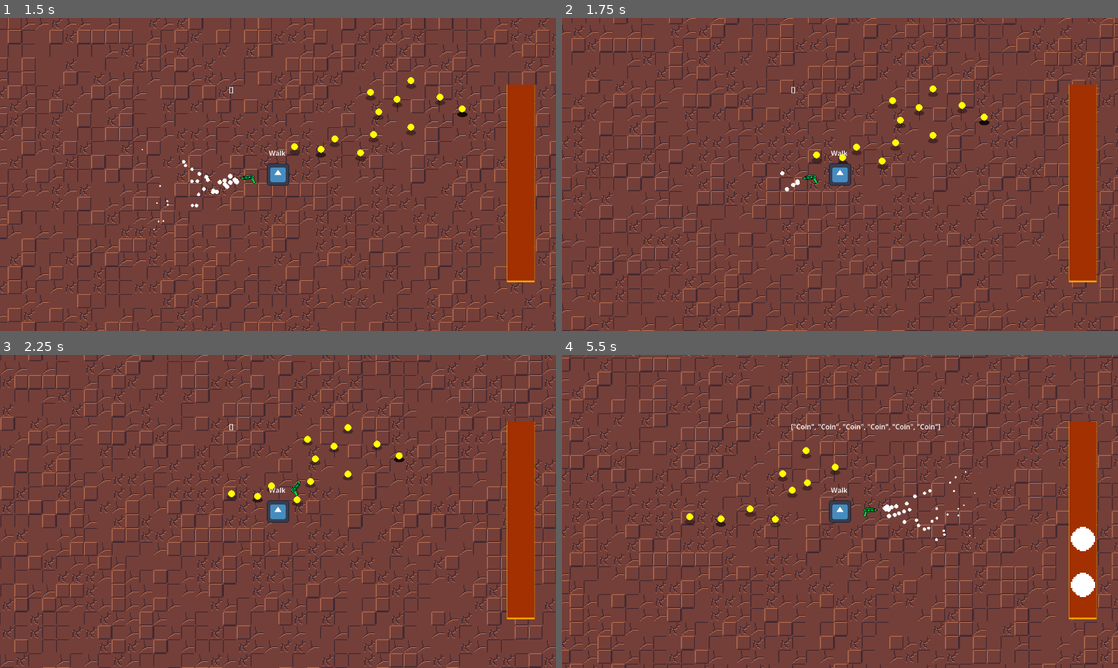
Above: before the commit, frames 1-4 (two rows, left to right).
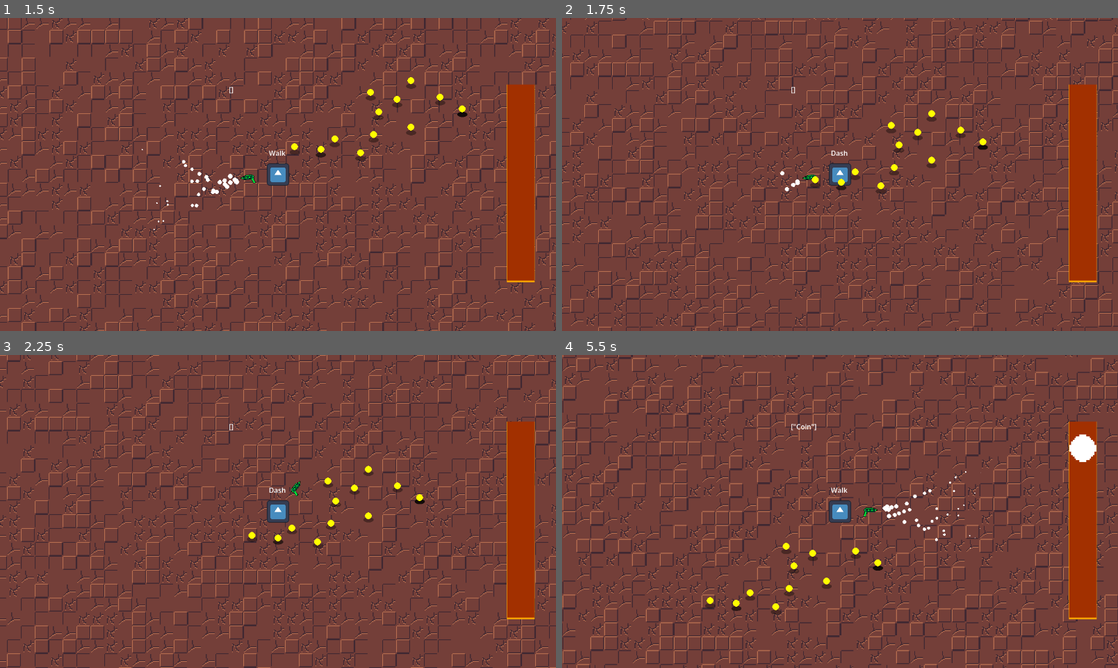
Above: after the commit, the same moments.

Repository: DinoStarBros/GWJ93Bounty
Game: Godot game, scene res://Screens/PrototypeScene/prototype_scene.tscn
The game is run twice, just before and just after one commit, with the same random seed, the same clock (stepped at 60 frames per second) and the same inputs. The engine's default icon, where the game draws it, is replaced by a stand-in: a white triangle on a blue panel in a dark square.
Inputs (mouse positions are in pixels of both pictures, inside the frame that each line leads up to):
- Up to frame 1 (1.5 s): move the mouse to (400, 158) at 0.52 s; hold Right mouse button (Suck) 0.53-1.28 s; hold D (Right) from 0.53 s (still down); tap E (Eject) at 0.6 s; tap W (Up) at 0.77 s; move the mouse to (166, 190) at 1.27 s; right-click (166, 190) at 1.35 s
- Up to frame 2 (1.75 s): keep holding D (Right); tap W (Up) at 1.52 s; tap Space (Dash, bound only after the commit) at 1.55 s
- Up to frame 3 (2.25 s): move the mouse to (333, 442) at 2.02 s; release D (Right) at 2.03 s; hold A (Left) from 2.03 s (still down); tap Space (Dash, bound only after the commit) at 2.1 s
- Up to frame 4 (5.5 s): tap E (Eject) at 2.3, 2.85, 4.55 s; move the mouse to (812, 574) at 2.77 s; release A (Left) at 2.78 s; hold D (Right) 2.78-4.28 s; tap W (Up) at 3.02, 3.77, 4.52 s; right-click (812, 574) at 3.05 s; move the mouse to (1006, 558) at 3.52 s; click (1006, 558) at 3.6 s; tap Space (Dash, bound only after the commit) at 3.8, 5.1 s; move the mouse to (673, 464) at 4.27 s; hold A (Left) 4.28-5.03 s; right-click (673, 464) at 4.35 s; move the mouse to (867, 511) at 5.02 s; hold D (Right) from 5.03 s (still down); hold Right mouse button (Suck) from 5.03 s (still down)

Frame 1 is identical in both runs. In frame 2, 24% of the frame differs, in the area x 0-100%, y 0-100%; in frame 3, 23%; in frame 4, 26%.

Commit message:
Tweaked a few stuff

Diff:
--- a/Entities/EntityClass.gd
+++ b/Entities/EntityClass.gd
@@ -2,3 +2,5 @@
 class_name Entity
 
 @export var move_speed : float = 300.0
+@export var dash_speed : float = 700.0
+@export var dash_duration : float = 0.3
--- /dev/null
+++ b/Entities/Player/PlrStates/dash.gd
@@ -0,0 +1,14 @@
+extends State
+
+func enter() -> void:
+	p.velocity = p.last_wasd_input * p.dash_speed
+	state_duration = p.dash_duration
+
+	%dashSfx.pitch_scale = 1 + randf_range(-.1,.1)
+	%dashSfx.play()
+
+func physics_update(delta: float) -> void:
+	p.velocity *= 0.95
+	state_duration = max(state_duration - delta, 0)
+	if state_duration <= 0:
+		state_machine.change_state("Walk")
--- a/Entities/Player/PlrStates/walk.gd
+++ b/Entities/Player/PlrStates/walk.gd
@@ -2,3 +2,6 @@
 
 func physics_update(delta: float) -> void:
 	p.velocity = p.get_wasd_input() * p.move_speed
+
+	if Input.is_action_just_pressed("Dash"):
+		state_machine.change_state("Dash")
--- a/Entities/Player/player.gd
+++ b/Entities/Player/player.gd
@@ -1,5 +1,7 @@
 extends Entity
 class_name Player
+
+var last_wasd_input : Vector2
 
 func _ready() -> void:
 	Global.player = self
@@ -7,6 +9,9 @@
 func _physics_process(delta: float) -> void:
 	move_and_slide()
 
+	if get_wasd_input() != Vector2.ZERO:
+		last_wasd_input = get_wasd_input()
+
 func get_wasd_input() -> Vector2:
 	return (
 		Input.get_vector("Left", "Right", "Up", "Down")
--- a/Entities/Player/player.tscn
+++ b/Entities/Player/player.tscn
@@ -10,6 +10,8 @@
 [ext_resource type="Script" uid="uid://cq31qgpvffhy8" path="res://StateMachineStuff/state_machine.gd" id="5_5c2io"]
 [ext_resource type="Script" uid="uid://d314fuml6xowm" path="res://Entities/Player/PlrStates/walk.gd" id="6_4wf4l"]
 [ext_resource type="PackedScene" uid="uid://c6a7j2y4xhkik" path="res://Scenes/Barrel/barrel.tscn" id="8_x1y6q"]
+[ext_resource type="Script" uid="uid://bgy23cx50o0vj" path="res://Entities/Player/PlrStates/dash.gd" id="11_ap3xn"]
+[ext_resource type="AudioStream" uid="uid://nj64nd85rtql" path="res://Audio/splashtownSFX/Airdash.wav" id="12_iplt1"]
 
 [sub_resource type="RectangleShape2D" id="RectangleShape2D_3uyv8"]
 size = Vector2(40, 40)
@@ -62,3 +64,13 @@
 
 [node name="Walk" type="Node" parent="StateMachine" unique_id=1869786260]
 script = ExtResource("6_4wf4l")
+
+[node name="Dash" type="Node" parent="StateMachine" unique_id=1263188579]
+script = ExtResource("11_ap3xn")
+
+[node name="SFX" type="Node" parent="." unique_id=1409408636]
+
+[node name="dashSfx" type="AudioStreamPlayer" parent="SFX" unique_id=754412162]
+unique_name_in_owner = true
+stream = ExtResource("12_iplt1")
+bus = &"SFX"
--- a/Scenes/Barrel/barrel.gd
+++ b/Scenes/Barrel/barrel.gd
@@ -2,6 +2,7 @@
 class_name Barrel
 
 signal Shoot(item: SuckableItemResource)
+signal Eject(item: SuckableItemResource)
 
 @onready var bar_item_spawn: Node2D = %BarItemSpawn
 @onready var debug: Label = %debug
@@ -10,7 +11,6 @@
 var barrel_items : Array[BarrelItem]
 var barrel_item_names : Array
 var max_item_amount : int = 7
-
 
 const barrel_item_scn : PackedScene = preload("res://SuckableItems/BarrelItem/barrel_item.tscn")
 
@@ -27,7 +27,6 @@
 	var barrel_item : BarrelItem = barrel_item_scn.instantiate()
 	barrel_item.item_resource = item_res
 	add_child(barrel_item)
-	#call_deferred("add_child", barrel_item)
 
 	barrel_item.global_position = bar_item_spawn.global_position
 	barrel_items.append(barrel_item)
@@ -38,7 +37,6 @@
 
 	if barrel_items.size() > max_item_amount:
 		eject()
-
 	if Input.is_action_just_pressed("Shoot"):
 		shoot()
 	if Input.is_action_just_pressed("Eject"):
@@ -48,6 +46,8 @@
 ## shooting it backwards
 func eject() -> void:
 	if barrel_items.size() >= 1:
+		Eject.emit(barrel_items[0].item_resource)
+
 		barrel_items[0].queue_free()
 		barrel_items.remove_at(0)
 		barrel_item_names.remove_at(0)
@@ -61,6 +61,7 @@
 	if barrel_items.size() >= 1:
 		var shot_item : BarrelItem = barrel_items[barrel_items.size()-1]
 		Shoot.emit(shot_item.item_resource)
+
 		shot_item.queue_free()
 		barrel_items.remove_at(barrel_items.size()-1)
 		barrel_item_names.remove_at(barrel_items.size()-1)
--- a/Scenes/Blunderbuss/blunderbuss.gd
+++ b/Scenes/Blunderbuss/blunderbuss.gd
@@ -18,13 +18,14 @@
 	set(value):
 		if sucking == value: return
 		sucking = value
-		if sucking: vacloop_desire_pitch = 5
+		if sucking: vacloop_desire_pitch = 4
 		else: vacloop_desire_pitch = 0.01
 
 const projectile_item_scn : PackedScene = preload("res://SuckableItems/ProjectileItem/projectile_item.tscn")
 
 func _ready() -> void:
 	barrel.Shoot.connect(barrel_shoot)
+	barrel.Eject.connect(barrel_eject)
 
 	Global.blunderbuss = self
 	Global.blunderbuss_gun_tip = gun_tip
@@ -35,6 +36,9 @@
 func barrel_shoot(item: SuckableItemResource) -> void:
 	_spawn_projectile_item(item)
 	other_stuff_handler.play_shoot_sfx()
+
+func barrel_eject(item: SuckableItemResource) -> void:
+	pass
 
 func _spawn_projectile_item(item: SuckableItemResource) -> void:
 	var projectile_item : ProjectileItem = projectile_item_scn.instantiate()
--- a/Scenes/Blunderbuss/blunderbuss.tscn
+++ b/Scenes/Blunderbuss/blunderbuss.tscn
@@ -81,7 +81,6 @@
 [node name="shoot" type="AudioStreamPlayer" parent="SFX" unique_id=1866818360]
 unique_name_in_owner = true
 stream = ExtResource("5_rc6mt")
-volume_db = -5.0
 bus = &"SFX"
 
 [node name="AnimationPlayer" type="AnimationPlayer" parent="." unique_id=386155903]
--- a/SuckableItems/BarrelItem/barrel_item.gd
+++ b/SuckableItems/BarrelItem/barrel_item.gd
@@ -1,17 +1,8 @@
-extends CharacterBody2D
+extends Node2D
 ## The visual of the item when it's in the barrel.
 class_name BarrelItem
 
 var item_resource : SuckableItemResource
 
-func _ready() -> void:
-	velocity.y = 500
-
 func _physics_process(delta: float) -> void:
-	if not is_on_floor():
-		velocity.y += get_gravity().y * delta * 2
-
-	move_and_slide()
-
-func _on_timer_timeout() -> void:
-	set_collision_layer_value(7, true)
+	pass
--- a/SuckableItems/BarrelItem/barrel_item.tscn
+++ b/SuckableItems/BarrelItem/barrel_item.tscn
@@ -3,25 +3,9 @@
 [ext_resource type="Script" uid="uid://c8yi268oou8bh" path="res://SuckableItems/BarrelItem/barrel_item.gd" id="1_8t6mf"]
 [ext_resource type="Texture2D" uid="uid://bxi1xb61q71gy" path="res://Art/CrokDag/luhCircle.png" id="2_yp17o"]
 
-[sub_resource type="CircleShape2D" id="CircleShape2D_hw5ur"]
-radius = 28.0
-
-[node name="BarrelItem" type="CharacterBody2D" unique_id=531765385]
-collision_layer = 64
-collision_mask = 64
-motion_mode = 1
+[node name="BarrelItem" type="Node2D" unique_id=1113018208]
 script = ExtResource("1_8t6mf")
 
 [node name="LuhCircle" type="Sprite2D" parent="." unique_id=1007154143]
-scale = Vector2(3.5, 3.5)
+scale = Vector2(3.9, 3.9)
 texture = ExtResource("2_yp17o")
-
-[node name="CollisionShape2D" type="CollisionShape2D" parent="." unique_id=244443191]
-shape = SubResource("CircleShape2D_hw5ur")
-
-[node name="Timer" type="Timer" parent="." unique_id=470386943]
-wait_time = 0.5
-one_shot = true
-autostart = true
-
-[connection signal="timeout" from="Timer" to="." method="_on_timer_timeout"]
--- a/project.godot
+++ b/project.godot
@@ -84,6 +84,11 @@
 "events": [Object(InputEventKey,"resource_local_to_scene":false,"resource_name":"","device":-1,"window_id":0,"alt_press …(192 unchanged characters)…
 ]
 }
+Dash={
+"deadzone": 0.2,
+"events": [Object(InputEventKey,"resource_local_to_scene":false,"resource_name":"","device":-1,"window_id":0,"alt_pressed":false,"shift_pressed":false,"ctrl_pressed":false,"meta_pressed":false,"pressed":false,"keycode":0,"physical_keycode":32,"key_label":0,"unicode":32,"location":0,"echo":false,"script":null)
+]
+}
 
 [layer_names]
 
Not shown, added: Entities/Player/PlrStates/dash.gd.uid
